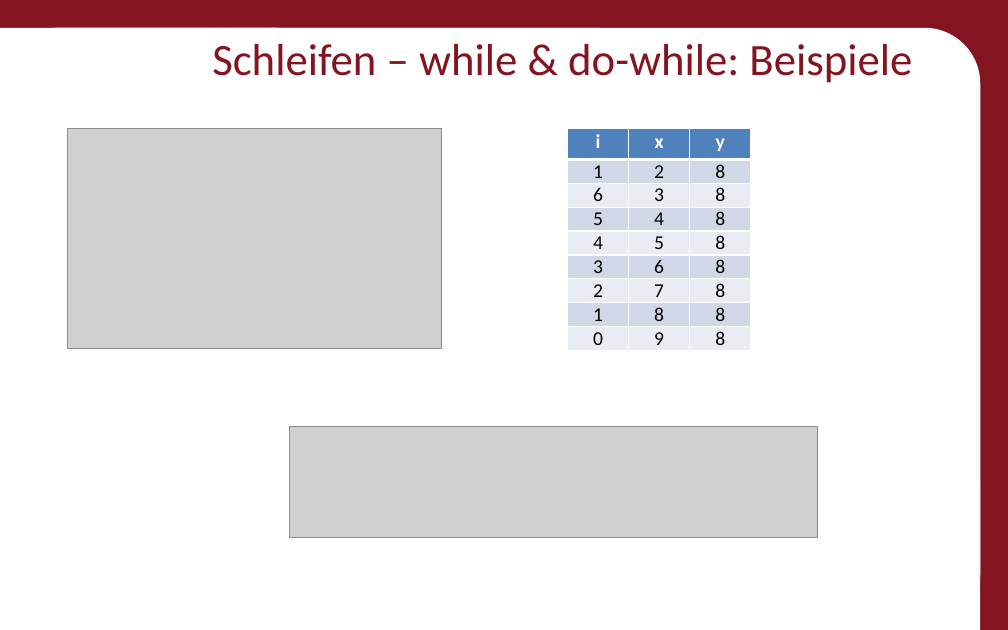
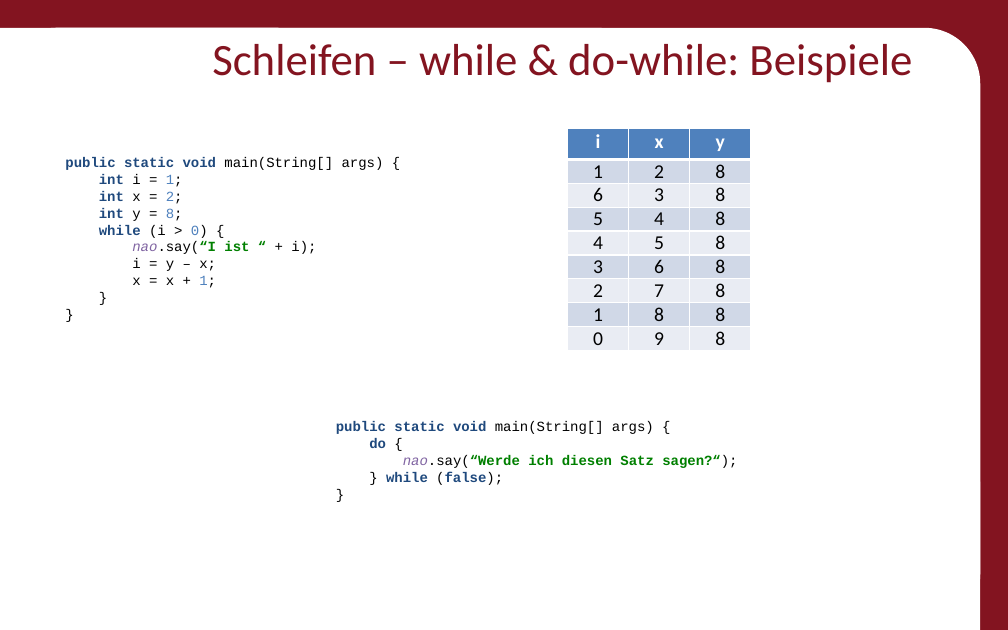
Before and after one commit to Roboscope/java-with-nao, a slide deck: slide 29 of Präsentationen/Anfänger - Java mit NAO.pptx. Drawn at 1008x630 pixels with LibreOffice and Linux fonts; fonts in the diff are those of the drawing; grey boxes stand for pictures; background and template pictures are left out. Boxes give left, top, right and bottom in pixels: in the first picture for what was removed or moved away, otherwise in the second. Text is boxed around its words. In the diff, an @@ line names an element or a change of style, - is before the commit and + after.

```diff
--- a/Präsentationen/Anfänger - Java mit NAO.pptx
+++ b/Präsentationen/Anfänger - Java mit NAO.pptx
@@ picture removed at (68,128,442,349) @@
@@ text added at (65,157,384,288), 10 pt, text #000000 @@
+public static void main(String[] args) {
+int i = 1;
+int x = 2;
+int y = 8;
+while (i > 0) {
+nao.say(“I ist “ + i);
+i = y – x;
+x = x + 1;
+}
+}
@@ picture removed at (289,426,817,538) @@
@@ text added at (336,421,737,485), 10 pt, text #000000, bold @@
+public static void main(String[] args) {
+do {
+nao.say(“Werde ich diesen Satz sagen?“);
+} while (false);
+}
```
Also in this commit, not shown: 13 other slides changed, 20 other files.
